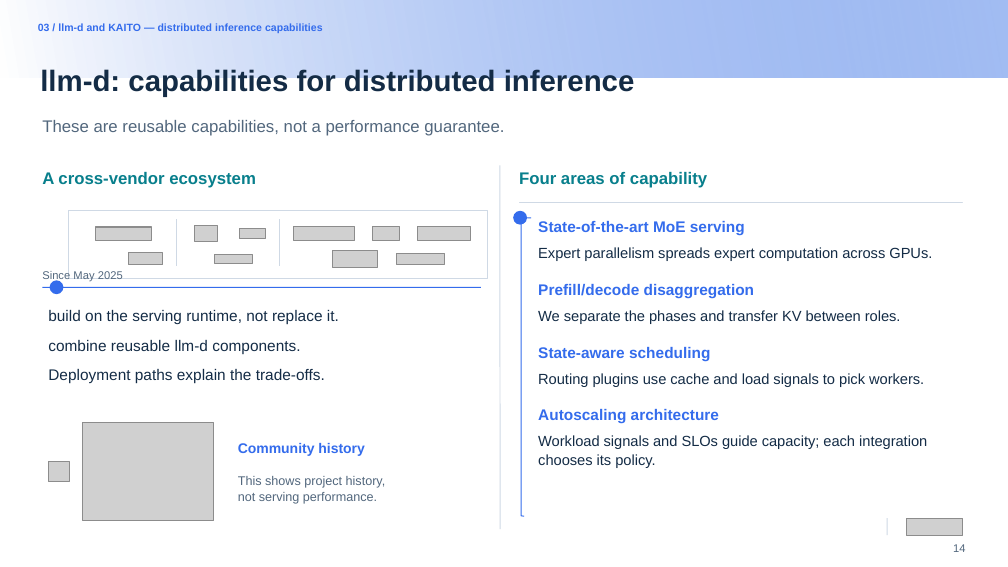
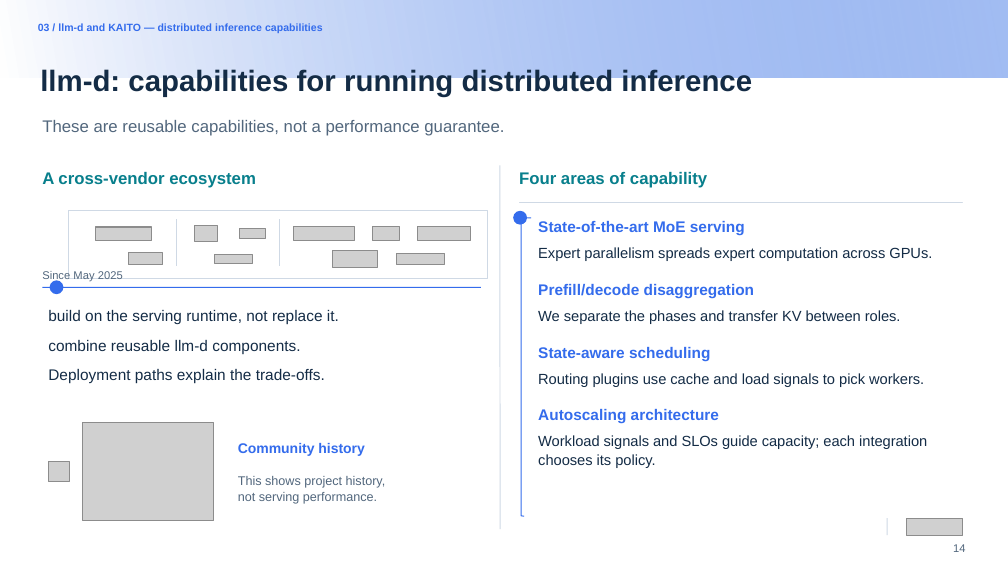
Before and after one commit to andyzhangx/demo, a slide deck: slide 14 of llm/pd-disaggregation/kubecon-na-2026-pd-disaggregation-kaito-llmd.pptx. Drawn at 1008x567 pixels with LibreOffice and Linux fonts; fonts in the diff are those of the drawing; grey boxes stand for pictures; background and template pictures are left out. Boxes give left, top, right and bottom in pixels: in the first picture for what was removed or moved away, otherwise in the second. Text is boxed around its words. In the diff, an @@ line names an element or a change of style, - is before the commit and + after.

```diff
--- a/llm/pd-disaggregation/kubecon-na-2026-pd-disaggregation-kaito-llmd.pptx
+++ b/llm/pd-disaggregation/kubecon-na-2026-pd-disaggregation-kaito-llmd.pptx
@@ title at <box>40,69,752,97</box>: text changed @@
-llm-d: capabilities for distributed inference
+llm-d: capabilities for running distributed inference
```
Also in this commit, not shown: 6 other slides changed.
